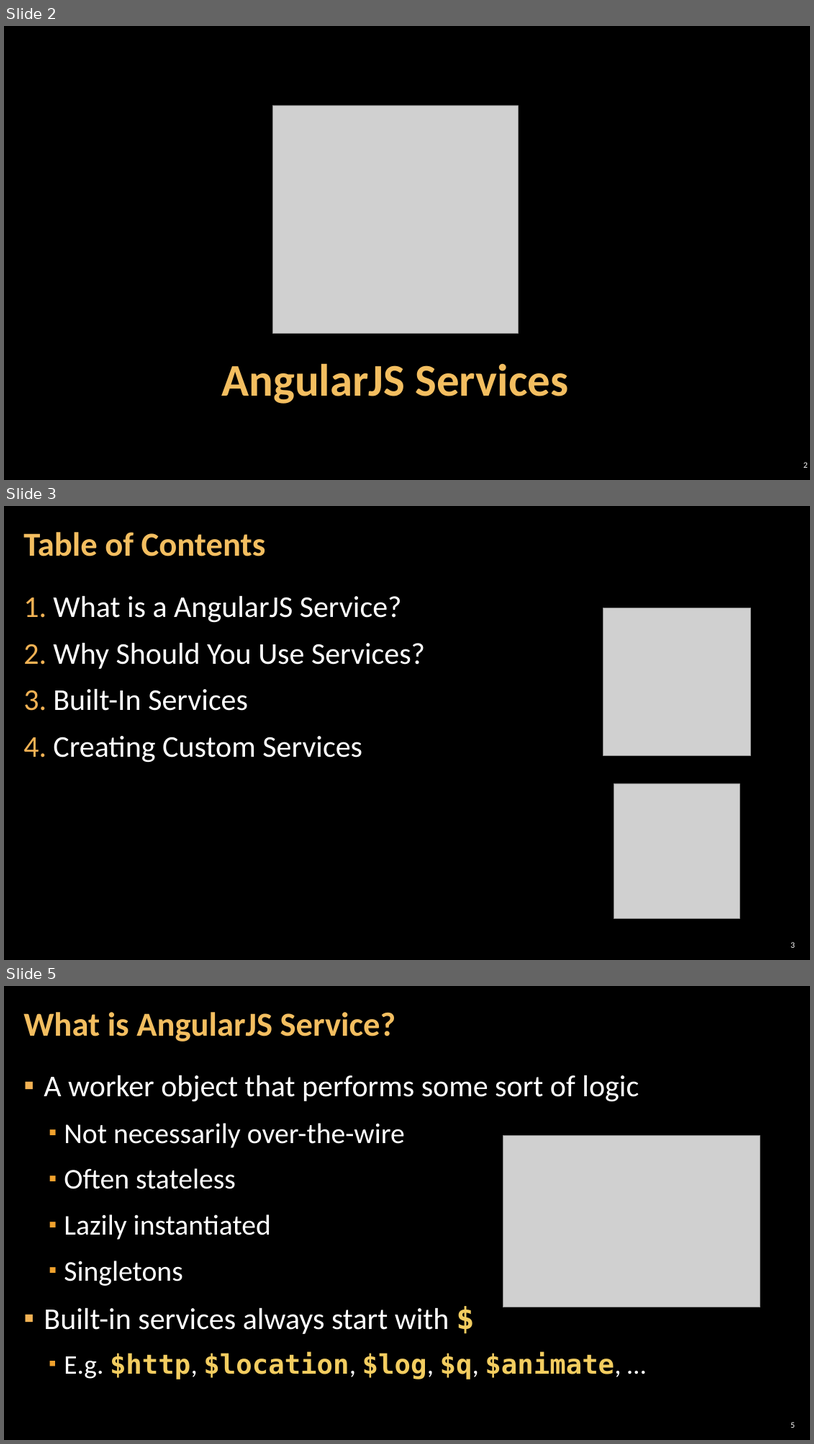
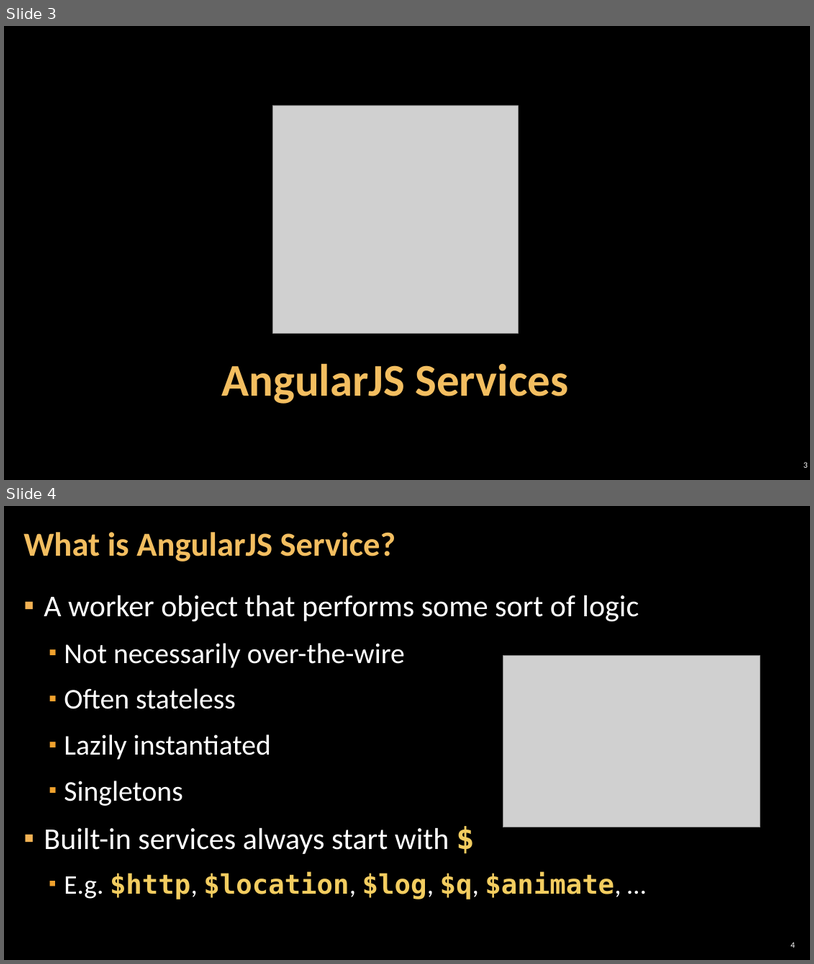
Before and after one commit to VladiGGeorgiev/Technical-Trainings, a slide deck: AngularJS/2. AngularJS Components.pptx. Shown one above the other, each under a label of ours: slides 2, 3 and 5 before the commit, slides 3 and 4 after it; the slides between them are not shown. The pictures are 814x1444 and 814x964 pixels, drawn with LibreOffice and Linux fonts; fonts in the diff are those of the drawing; grey boxes stand for pictures; background and template pictures are left out. Boxes give left, top, right and bottom in pixels: in the first picture for what was removed or moved away, otherwise in the second. Text is boxed around its words. In the diff, an @@ line names an element or a change of style, - is before the commit and + after.

Commit message:
Updated AngularJS Components

```diff
--- a/AngularJS/2. AngularJS Components.pptx
+++ b/AngularJS/2. AngularJS Components.pptx
@@ slide 3 removed at (x1=4, y1=506, x2=810, y2=960), background picture (left out) @@
@@ title removed at (x1=23, y1=532, x2=266, y2=556) @@
-Table of Contents
@@ text removed at (x1=53, y1=596, x2=425, y2=762) @@
-1. What is a AngularJS Service?
-2. Why Should You Use Services?
-3. Built-In Services
-4. Creating Custom Services
@@ picture removed at (x1=604, y1=608, x2=751, y2=755) @@
@@ picture removed at (x1=615, y1=783, x2=741, y2=918) @@
@@ page number removed at (x1=791, y1=942, x2=795, y2=947) @@
-3
@@ what was slide 2 is now slide 3 @@
@@ what was slide 5 is now slide 4 @@
@@ page number at (x1=791, y1=942, x2=795, y2=947): text changed @@
-5
+4
```
Also in this commit, not shown: 1 slide changed, 2 other slides removed.
